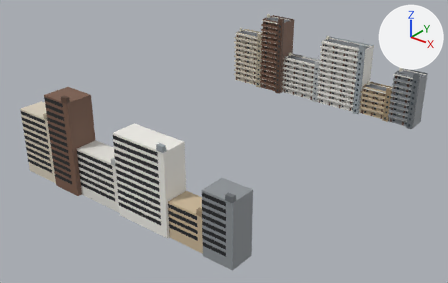
An edit to the glTF model public/models/buildings/manshon.glb, drawn before and after from the same camera.
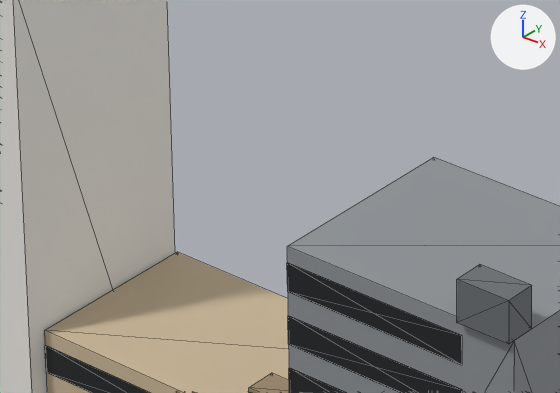
The first picture shows the older version from a 50 mm lens placed at (222.2, -298.8, 133.9), pointed at (57.0, -92.4, 5.9). The close-ups show the older and then the newer version on the part from 36% to 53% of the width and 55% to 74% of the height of that picture. Only the edits that show in the close-ups are written down. The lights are fixed; the arrows at upper right show +X, +Y and +Z. The close-ups show mesh edges as thin lines. Where no turn or scale is listed for an object, it has been applied to the vertices. Vertices at exactly the same position are counted once.

Objects in the first close-up: 'manshon_d_lo_mesh', 'manshon_e_lo_mesh', 'manshon_f_lo_mesh'.
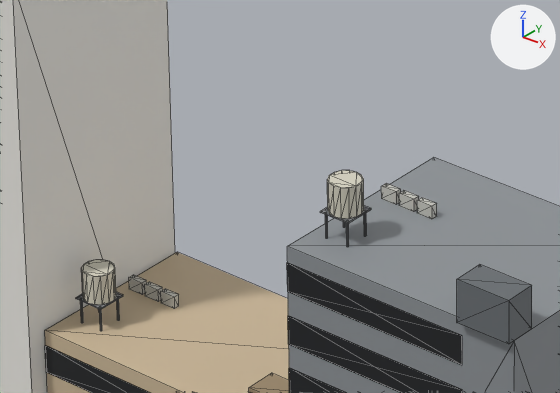
The change, as a diff of the scene's bpy script:
```diff
--- a/public/models/buildings/manshon.glb.py
+++ b/public/models/buildings/manshon.glb.py
@@ me_manshon_e_lo_mesh @@
-me_manshon_e_lo_mesh.from_pydata(...)  # 106 vertices, 180 faces; spans x -8.5..8.5, y -10.4..0.1, z 0.0..18.0
+me_manshon_e_lo_mesh.from_pydata(...)  # 198 vertices, 328 faces; spans x -8.5..8.5, y -10.4..0.1, z 0.0..18.8
+# me_manshon_e_lo_mesh part 1: a new loose piece, a box spanning x -7.586..-7.506, y -8.286..-8.206, z 15.7..17.1, in mat_paint
+# me_manshon_e_lo_mesh part 2: a new loose piece, a box spanning x -6.294..-6.214, y -6.994..-6.914, z 15.7..17.1, in mat_paint
+# me_manshon_e_lo_mesh part 3: a new loose piece, a box spanning x -6.294..-6.214, y -8.286..-8.206, z 15.7..17.1, in mat_paint
+# me_manshon_e_lo_mesh part 4: a new loose piece, a box spanning x -7.75..-6.05, y -8.45..-6.75, z 17.1..17.18, in mat_paint
+# me_manshon_e_lo_mesh part 5: a new loose piece, a 14-sided cylinder along z spanning x -7.7..-6.1, y -8.4..-6.8, z 17.2..18.8, in mat_paint
+# me_manshon_e_lo_mesh part 6: a new loose piece, a box spanning x -7.9..-7.0, y -4.35..-4.0, z 15.7..16.4, in mat_paint
+# me_manshon_e_lo_mesh part 7: a new loose piece, a box spanning x -6.8..-5.9, y -4.35..-4.0, z 15.7..16.4, in mat_paint
+# me_manshon_e_lo_mesh part 8: a new loose piece, a box spanning x -5.7..-4.8, y -4.35..-4.0, z 15.7..16.4, in mat_paint
+# other edits to the shape of me_manshon_e_lo_mesh do not show in these pictures
 me_manshon_e_lo_mesh.materials.append(mat_paint)
 me_manshon_e_lo_mesh.materials.append(mat_windowlit)
-me_manshon_e_lo_mesh.materials.append(mat_window)
@@ me_manshon_f_lo_mesh @@
-me_manshon_f_lo_mesh.from_pydata(...)  # 186 vertices, 324 faces; spans x -6.8..6.8, y -11.4..0.1, z 0.0..29.6
+me_manshon_f_lo_mesh.from_pydata(...)  # 278 vertices, 472 faces; spans x -6.8..6.8, y -11.4..0.1, z 0.0..30.4
+# me_manshon_f_lo_mesh part 9: a new loose piece, a box spanning x -5.836..-5.756, y -9.286..-9.206, z 27.3..28.7, in mat_paint
+# me_manshon_f_lo_mesh part 10: a new loose piece, a box spanning x -4.544..-4.464, y -7.994..-7.914, z 27.3..28.7, in mat_paint
+# me_manshon_f_lo_mesh part 11: a new loose piece, a box spanning x -4.544..-4.464, y -9.286..-9.206, z 27.3..28.7, in mat_paint
+# me_manshon_f_lo_mesh part 12: a new loose piece, a box spanning x -6.0..-4.3, y -9.45..-7.75, z 28.7..28.78, in mat_paint
+# me_manshon_f_lo_mesh part 13: a new loose piece, a 14-sided cylinder along z spanning x -6.0..-4.3, y -9.4..-7.8, z 28.8..30.4, in mat_paint
+# me_manshon_f_lo_mesh part 14: a new loose piece, a box spanning x -6.15..-5.25, y -4.75..-4.4, z 27.3..28.0, in mat_paint
+# me_manshon_f_lo_mesh part 15: a new loose piece, a box spanning x -5.05..-4.15, y -4.75..-4.4, z 27.3..28.0, in mat_paint
+# me_manshon_f_lo_mesh part 16: a new loose piece, a box spanning x -3.95..-3.05, y -4.75..-4.4, z 27.3..28.0, in mat_paint
+# other edits to the shape of me_manshon_f_lo_mesh do not show in these pictures
 me_manshon_f_lo_mesh.materials.append(mat_paint)
 me_manshon_f_lo_mesh.materials.append(mat_windowlit)
-me_manshon_f_lo_mesh.materials.append(mat_window)
```

Pixel boxes (x1, y1, x2, y2) of what changed, in the close-ups (560 x 393 px):
part 1 of me_manshon_e_lo_mesh, added: after (80, 301, 83, 323)
part 2 of me_manshon_e_lo_mesh, added: after (117, 299, 120, 321)
part 3 of me_manshon_e_lo_mesh, added: after (99, 309, 102, 331)
part 4 of me_manshon_e_lo_mesh, added: after (76, 292, 123, 310)
part 5 of me_manshon_e_lo_mesh, added: after (81, 260, 116, 305)
part 6 of me_manshon_e_lo_mesh, added: after (129, 275, 146, 295)
part 7 of me_manshon_e_lo_mesh, added: after (145, 282, 163, 302)
part 8 of me_manshon_e_lo_mesh, added: after (161, 289, 179, 309)
part 9 of me_manshon_f_lo_mesh, added: after (325, 215, 328, 239)
part 10 of me_manshon_f_lo_mesh, added: after (364, 213, 367, 237)
part 11 of me_manshon_f_lo_mesh, added: after (346, 223, 349, 247)
part 12 of me_manshon_f_lo_mesh, added: after (320, 206, 371, 224)
part 13 of me_manshon_f_lo_mesh, added: after (327, 170, 364, 219)
part 14 of me_manshon_f_lo_mesh, added: after (381, 183, 401, 204)
part 15 of me_manshon_f_lo_mesh, added: after (399, 191, 419, 212)
part 16 of me_manshon_f_lo_mesh, added: after (417, 198, 437, 219)
